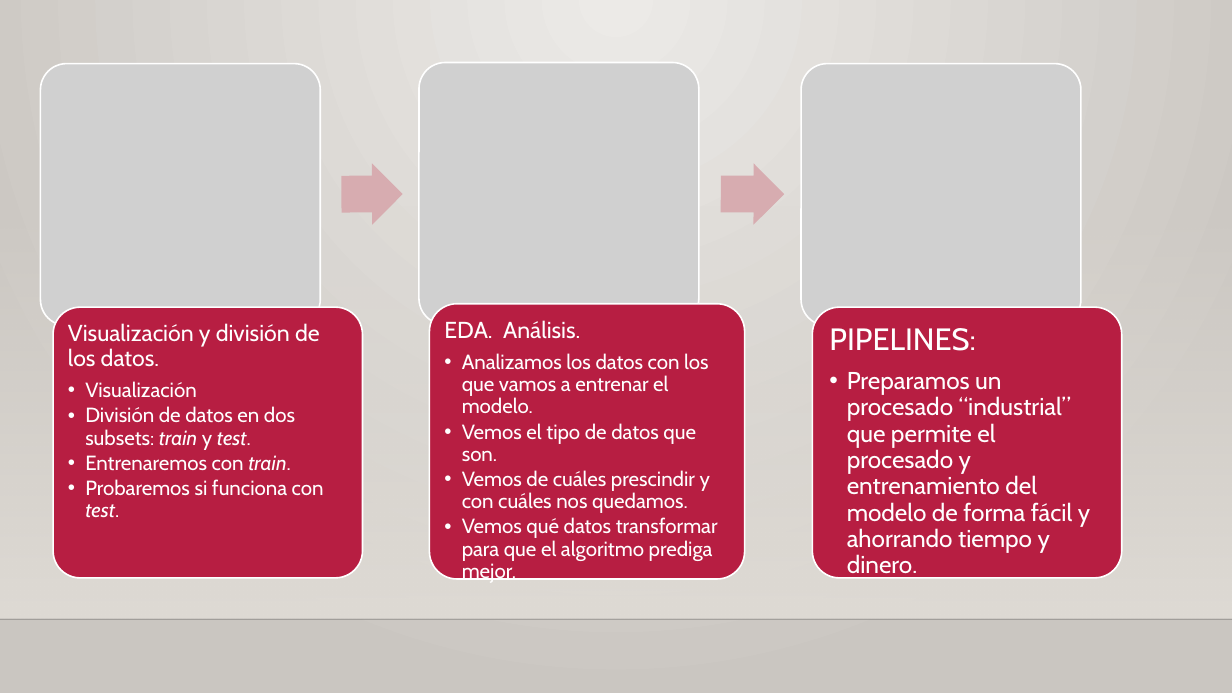
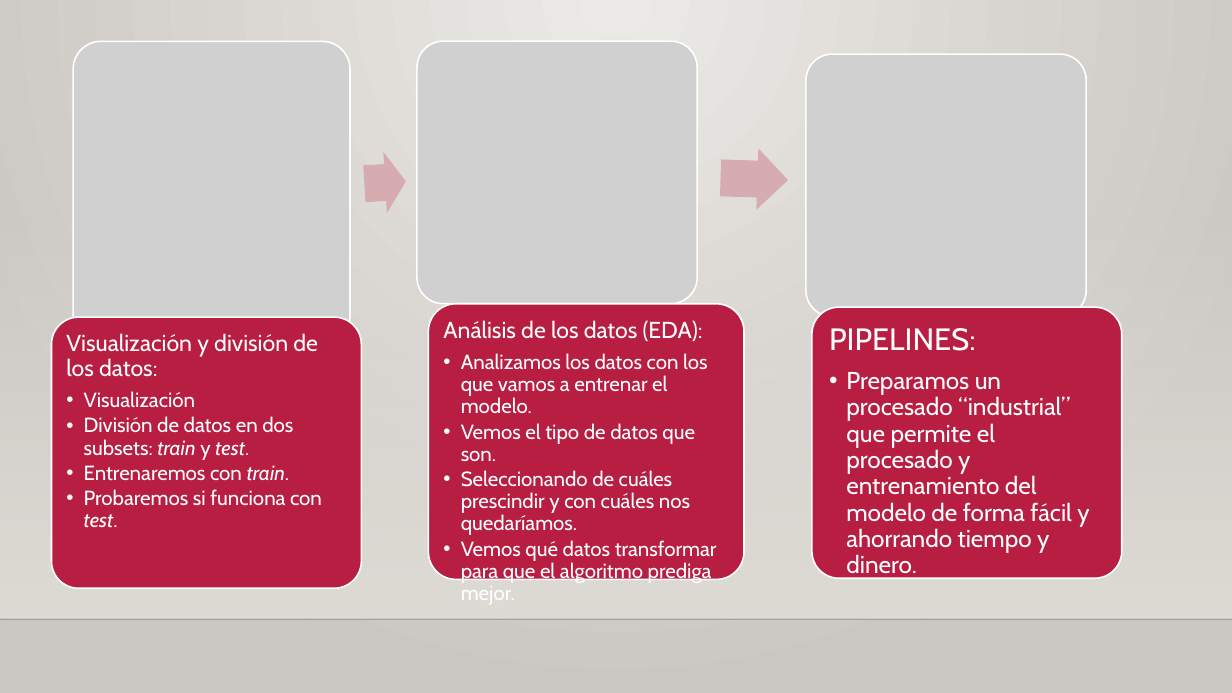
Before and after one commit to igcormar/Madrid_Pricing_ML, a slide deck: slide 5 of Madrid_House_Pricing_ML.pptx. Drawn at 1232x693 pixels with LibreOffice and Linux fonts; fonts in the diff are those of the drawing; grey boxes stand for pictures; background and template pictures are left out. Boxes give left, top, right and bottom in pixels: in the first picture for what was removed or moved away, otherwise in the second. Text is boxed around its words. In the diff, an @@ line names an element or a change of style, - is before the commit and + after.

```diff
--- a/Madrid_House_Pricing_ML.pptx
+++ b/Madrid_House_Pricing_ML.pptx
@@ picture: place and size @@
-picture at (41, 64, 321, 326)
+picture at (73, 42, 350, 345)
@@ picture: place and size @@
-picture at (419, 63, 699, 325)
+picture at (417, 42, 697, 304)
@@ picture: place and size @@
-picture at (801, 64, 1081, 326)
+picture at (806, 55, 1086, 317)
@@ right arrow at (720, 147, 789, 210): rotation 0 to 1 degrees @@
@@ right arrow at (362, 150, 407, 214): rotation 359 to 356 degrees @@
@@ rounded rectangle: place and size @@
-rounded rectangle at (53, 307, 362, 578)
+rounded rectangle at (52, 317, 361, 588)
@@ text "Visualización y división de los ...": place and size @@
-text "Visualización y división de los ..." at (68, 323, 324, 518)
+text "Visualización y división de los ..." at (66, 333, 322, 528)
@@ text at (443, 320, 703, 341): text changed @@
-EDA. Análisis.
+Análisis de los datos (EDA):
@@ text at (66, 333, 318, 377): text changed @@
-Visualización y división de los datos.
+Visualización y división de los datos:
@@ text at (461, 470, 690, 535): text changed @@
-  • Vemos de cuáles prescindir y con cuáles nos quedamos.
+  • Seleccionando de cuáles prescindir y con cuáles nos quedaríamos.
```
Also in this commit, not shown: 3 other slides changed.
